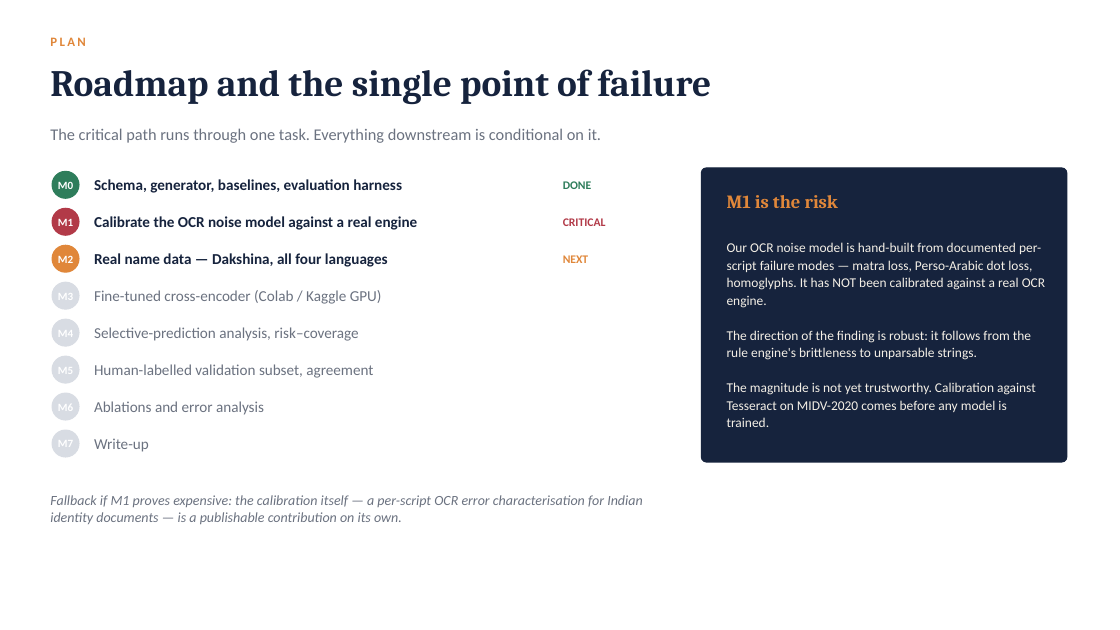
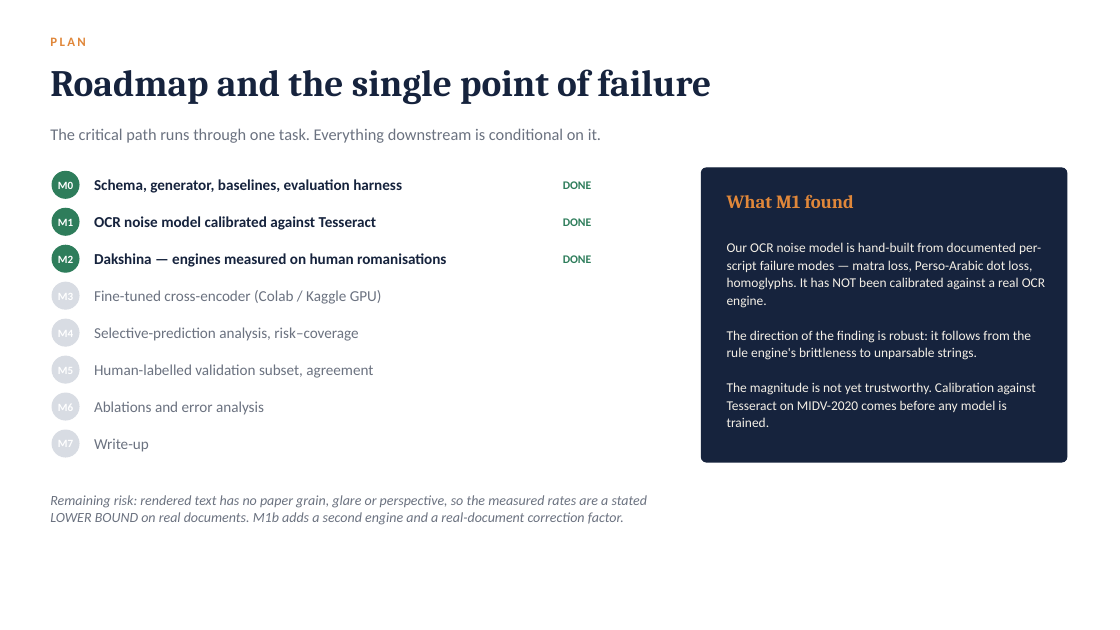
Before and after one commit to StutiArya2/kyc-nli, a slide deck: slide 10 of docs/proposal/KYC-NLI-Mid-Review.pptx. Drawn at 1120x630 pixels with LibreOffice and Linux fonts; fonts in the diff are those of the drawing. Boxes give left, top, right and bottom in pixels: in the first picture for what was removed or moved away, otherwise in the second. Text is boxed around its words. In the diff, an @@ line names an element or a change of style, - is before the commit and + after.

Commit message:
Add demo walkthrough, OCR calibration (M1), Dakshina integration (M2), and the cross-encoder pipeline (M3a)

```diff
--- a/docs/proposal/KYC-NLI-Mid-Review.pptx
+++ b/docs/proposal/KYC-NLI-Mid-Review.pptx
@@ ellipse at bbox=[52, 208, 79, 235]: fill #B23A48 to #2E7D5B; outline #B23A48 1 pt to #2E7D5B 1 pt @@
@@ text at bbox=[727, 195, 854, 208]: text changed @@
-M1 is the risk
+What M1 found
@@ text at bbox=[94, 216, 377, 230]: text changed @@
-Calibrate the OCR noise model against a real engine
+OCR noise model calibrated against Tesseract
@@ text at bbox=[563, 218, 592, 226]: text changed; text colour #B23A48 to #2E7D5B @@
-CRITICAL
+DONE
@@ ellipse at bbox=[52, 245, 79, 272]: fill #E0873A to #2E7D5B; outline #E0873A 1 pt to #2E7D5B 1 pt @@
@@ text at bbox=[94, 253, 446, 267]: text changed @@
-Real name data — Dakshina, all four languages
+Dakshina — engines measured on human romanisations
@@ text at bbox=[563, 255, 592, 263]: text changed; text colour #E0873A to #2E7D5B @@
-NEXT
+DONE
@@ text at bbox=[50, 495, 647, 525]: text changed @@
-Fallback if M1 proves expensive: the calibration itself — a per-script OCR error characterisation for Indian identity documents — is a publishable contribution on its own.
+Remaining risk: rendered text has no paper grain, glare or perspective, so the measured rates are a stated LOWER BOUND on real documents. M1b adds a second engine and a real-document correction factor.
```
Also in this commit, not shown: 3 other slides changed, 37 other files.
